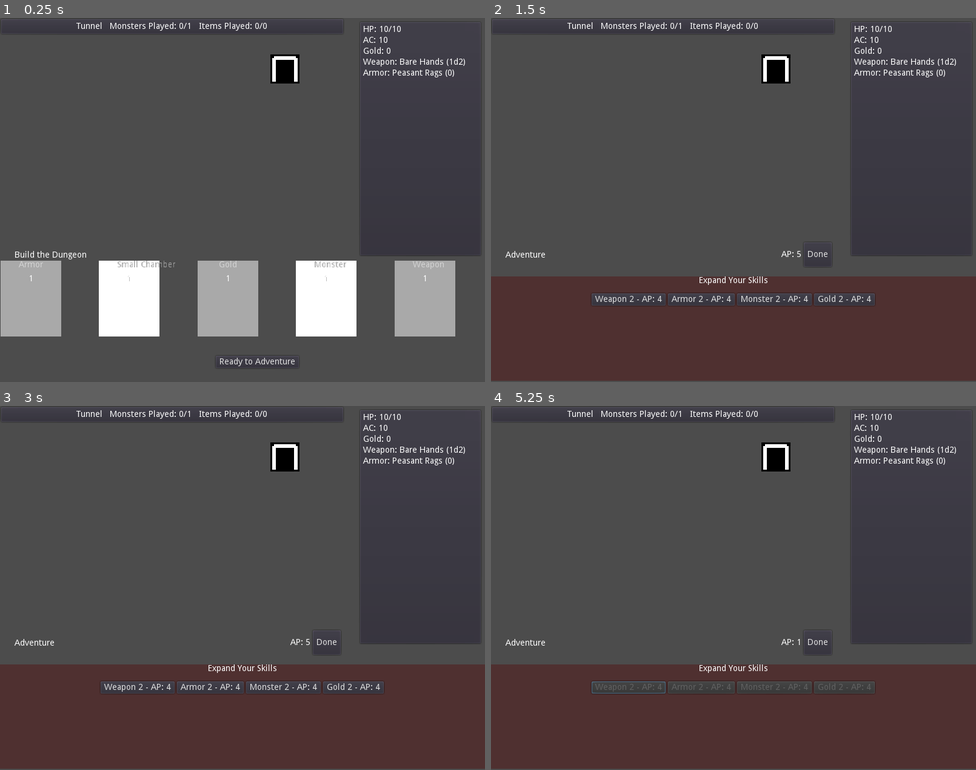
Above: before the commit, frames 1-4 (two rows, left to right).
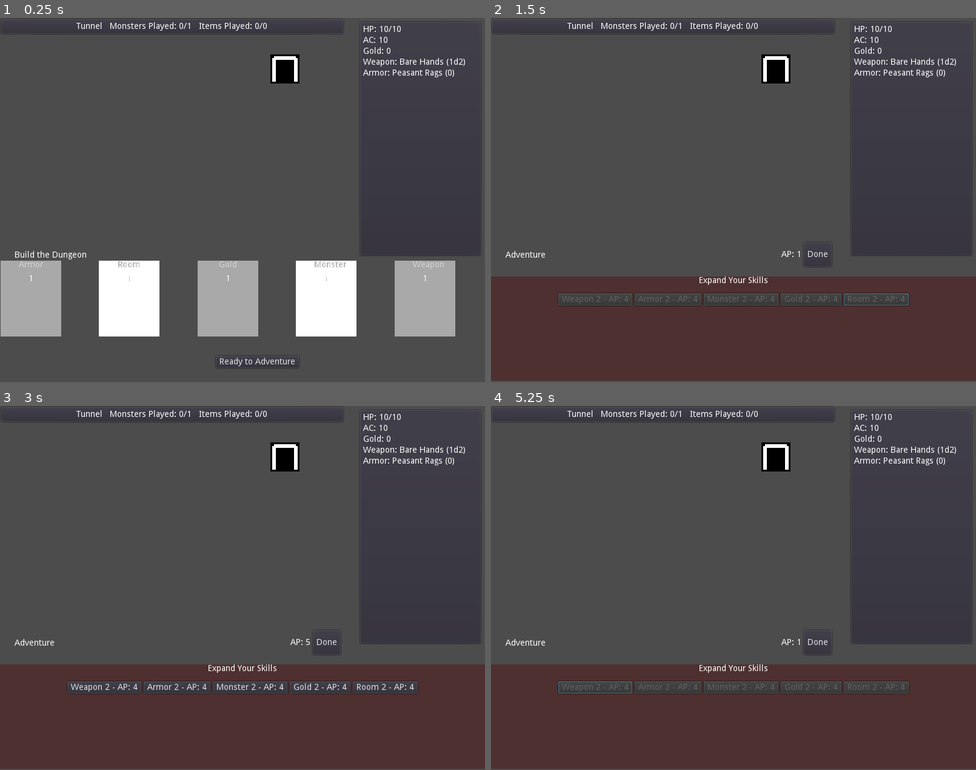
Above: after the commit, the same moments.

Repository: doctor-g/7DRL-2021
Game: Godot game, scene res://src/Game.tscn
Two runs of this game, one before a commit and one after it. Both use one fixed random seed, a clock stepped at 60 frames per second and the inputs below.
Inputs (mouse positions are in pixels of both pictures, inside the frame that each line leads up to):
- Up to frame 1 (0.25 s): no input
- Up to frame 2 (1.5 s): click "Ready to Adventure" at 0.5 s; click (874, 298) at 1.25 s, where only the run after the commit has a clickable "Room 2 - AP: 4"
- Up to frame 3 (3 s): click "Done" at 2 s; click "Ready to Adventure" at 2.75 s
- Up to frame 4 (5.25 s): click "Done" at 3.5 s; click "Ready to Adventure" at 4.25 s; click "Weapon 2 - AP: 4" at 5 s

The runs differ from the first frame. In frame 1, less than 0.1% of the frame differs, in the area x 24-37%, y 66-69%; in frame 2, 0.6%; in frame 3, 0.7%, in the area x 13-87%, y 75-79%; in frame 4, 0.4%.

Commit message:
Add room level 2 card support
There are slots allowing for up to 4 monsters and items now.

Diff:
--- a/project/src/Cards/RoomCard.gd
+++ b/project/src/Cards/RoomCard.gd
@@ -1,7 +1,12 @@
 extends "res://src/Card.gd"
 
+var _rooms = {
+	1: load("res://src/Rooms/SmallChamber.gd"),
+	2: load("res://src/Rooms/MediumChamber.gd")
+}
+
 func _init():
-	title = "Small Chamber"
+	title = "Room"
 
 
 func can_play(game:Game) -> bool:
@@ -11,4 +16,4 @@
 
 
 func play(game:Game) -> void:
-	game.room = load("res://src/Rooms/SmallChamber.gd").new()
+	game.room = _rooms[level].new()
--- a/project/src/Game.gd
+++ b/project/src/Game.gd
@@ -37,19 +37,43 @@
 
 
 func count_monsters() -> int:
-	return $MonsterSlot.get_child_count()
+	return _count_occupied_slots($Monsters)
+
+
+func _count_occupied_slots(node:Node2D):
+	var result := 0
+	for child in node.get_children():
+		if child.get_child_count() > 0:
+			result += 1
+	return result
 
 
 # Get the sum of all monster levels in the current room
 func get_total_monster_levels() ->int:
 	var sum := 0
-	for monster in $MonsterSlot.get_children():
+	for monster in get_monsters():
 		sum += monster.level
 	return sum
 
 
+func get_monsters()->Array:
+	return _get_slotted_things($Monsters)
+
+
+func get_items()->Array:
+	return _get_slotted_things($Items)
+
+
+func _get_slotted_things(node:Node2D)->Array:
+	var array = []
+	for child in node.get_children():
+		if child.get_child_count() == 1:
+			array.append(child.get_child(0))
+	return array
+
+
 func count_items() -> int:
-	return $ItemSlot.get_child_count()
+	return _count_occupied_slots($Items)
 
 
 func _set_room(new_room)->void:
@@ -83,14 +107,21 @@
 
 func add_monster(monster)->void:
 	assert(room.monsters_played < room.max_monsters)
-	$MonsterSlot.add_child(monster)
+	_add_to_next_available_slot($Monsters, monster)
 	monster.connect("defeated", self, "_on_Monster_defeated", [monster], CONNECT_ONESHOT)
 	room.monsters_played += 1
 	_update_cards()
 
 
+func _add_to_next_available_slot(parent:Node2D, thing:Node)->void:
+	for child in parent.get_children():
+		if child.get_child_count() == 0:
+			child.add_child(thing)
+			return
+	assert("Out of slots!")
+
+
 func _on_Monster_defeated(monster)->void:
-	$MonsterSlot.remove_child(monster)
 	monster.queue_free()
 
 
@@ -101,7 +132,7 @@
 
 func add_item(item)->void:
 	assert(room.items_played < room.max_items)
-	$ItemSlot.add_child(item)
+	_add_to_next_available_slot($Items, item)
 	room.items_played += 1
 	_update_cards()
 
@@ -115,9 +146,9 @@
 	$CardsDoneButton.disabled = true
 
 	# Listen for interactions
-	for monster in $MonsterSlot.get_children():
+	for monster in get_monsters():
 		monster.connect("pressed", self, "_on_Monster_attacked", [monster])
-	for item in $ItemSlot.get_children():
+	for item in get_items():
 		item.connect("pressed", self, "_on_Item_looted", [item])
 	$DoorSlot.get_child(0).connect("pressed", self, "_on_Door_pressed")
 
@@ -126,7 +157,7 @@
 
 
 func has_monster():
-	return $MonsterSlot.get_child_count() > 0
+	return count_monsters() > 0
 
 
 func _on_PhasePanel_done_pressed():
@@ -137,9 +168,9 @@
 
 func _finish_action_phase()->void:
 	# Disconnect signals
-	for monster in $MonsterSlot.get_children():
+	for monster in get_monsters():
 		monster.disconnect("pressed", self, "_on_Monster_attacked")
-	for item in $ItemSlot.get_children():
+	for item in get_items():
 		item.disconnect("pressed", self, "_on_Item_looted")
 	$DoorSlot.get_child(0).disconnect("pressed", self, "_on_Door_pressed")
 
@@ -149,10 +180,6 @@
 	$ShopPanel.visible = false
 	_draw_hand()
 	_set_phase(BUILD_PHASE)
-
-
-func has_loot() -> bool:
-	return $ItemSlot.get_child_count() > 0
 
 
 func _on_Monster_attacked(monster)->void:
@@ -192,7 +219,7 @@
 
 
 func _do_all_monster_attack():
-	for monster in $MonsterSlot.get_children():
+	for monster in get_monsters():
 		var roll := Dice.roll("d20")
 		var message := "You are attacked by the %s (%d). " % [monster.name, roll]
 		if roll >= player.ac:
--- a/project/src/Game.tscn
+++ b/project/src/Game.tscn
@@ -13,12 +13,6 @@
 __meta__ = {
 "_edit_lock_": true
 }
-
-[node name="MonsterSlot" type="Node2D" parent="."]
-position = Vector2( 80.685, 85.3071 )
-
-[node name="ItemSlot" type="Node2D" parent="."]
-position = Vector2( 232.854, 83.8088 )
 
 [node name="DoorSlot" type="Node2D" parent="."]
 position = Vector2( 470.174, 83.8088 )
@@ -63,5 +57,33 @@
 margin_top = 426.0
 margin_right = 800.0
 margin_bottom = 598.0
+
+[node name="Monsters" type="Node2D" parent="."]
+
+[node name="Slot1" type="Node2D" parent="Monsters"]
+position = Vector2( 58.2705, 64.6272 )
+
+[node name="Slot2" type="Node2D" parent="Monsters"]
+position = Vector2( 140.909, 65.6867 )
+
+[node name="Slot3" type="Node2D" parent="Monsters"]
+position = Vector2( 57.211, 113.363 )
+
+[node name="Slot4" type="Node2D" parent="Monsters"]
+position = Vector2( 141.968, 113.363 )
+
+[node name="Items" type="Node2D" parent="."]
+
+[node name="Slot1" type="Node2D" parent="Items"]
+position = Vector2( 248.974, 62.5083 )
+
+[node name="Slot2" type="Node2D" parent="Items"]
+position = Vector2( 324.196, 62.5083 )
+
+[node name="Slot3" type="Node2D" parent="Items"]
+position = Vector2( 250.033, 118.66 )
+
+[node name="Slot4" type="Node2D" parent="Items"]
+position = Vector2( 318.898, 118.66 )
 [connection signal="pressed" from="CardsDoneButton" to="." method="_on_CardsDoneButton_pressed"]
 [connection signal="done_pressed" from="PhasePanel" to="." method="_on_PhasePanel_done_pressed"]
--- /dev/null
+++ b/project/src/Rooms/MediumChamber.gd
@@ -0,0 +1,5 @@
+extends "res://src/Rooms/Room.gd"
+
+
+func _init().(2,2):
+	name = "Medium Chamber"
--- a/project/src/UI/ShopPanel.gd
+++ b/project/src/UI/ShopPanel.gd
@@ -1,12 +1,12 @@
 extends Control
 
-const _CARDS = [ "Weapon", "Armor", "Monster", "Gold"]
+const _CARDS = [ "Weapon", "Armor", "Monster", "Gold", "Room"]
 
 var _game : Game
 
 func _ready():
 	var card_scene := preload("res://src/Card.tscn")
-	for i in range (0,4):
+	for i in range (0,_CARDS.size()):
 		var card = card_scene.instance()
 		card.set_script(load("res://src/Cards/%sCard.gd" % _CARDS[i]))
 		card.level = 2
--- a/project/src/UI/ShopPanel.tscn
+++ b/project/src/UI/ShopPanel.tscn
@@ -40,21 +40,26 @@
 }
 
 [node name="Button1" type="Button" parent="HBox"]
-margin_left = 370.0
-margin_right = 382.0
+margin_left = 362.0
+margin_right = 374.0
 margin_bottom = 20.0
 
 [node name="Button2" type="Button" parent="HBox"]
-margin_left = 386.0
-margin_right = 398.0
+margin_left = 378.0
+margin_right = 390.0
 margin_bottom = 20.0
 
 [node name="Button3" type="Button" parent="HBox"]
-margin_left = 402.0
-margin_right = 414.0
+margin_left = 394.0
+margin_right = 406.0
 margin_bottom = 20.0
 
 [node name="Button4" type="Button" parent="HBox"]
-margin_left = 418.0
-margin_right = 430.0
+margin_left = 410.0
+margin_right = 422.0
 margin_bottom = 20.0
+
+[node name="Button5" type="Button" parent="HBox"]
+margin_left = 426.0
+margin_right = 438.0
+margin_bottom = 20.0
